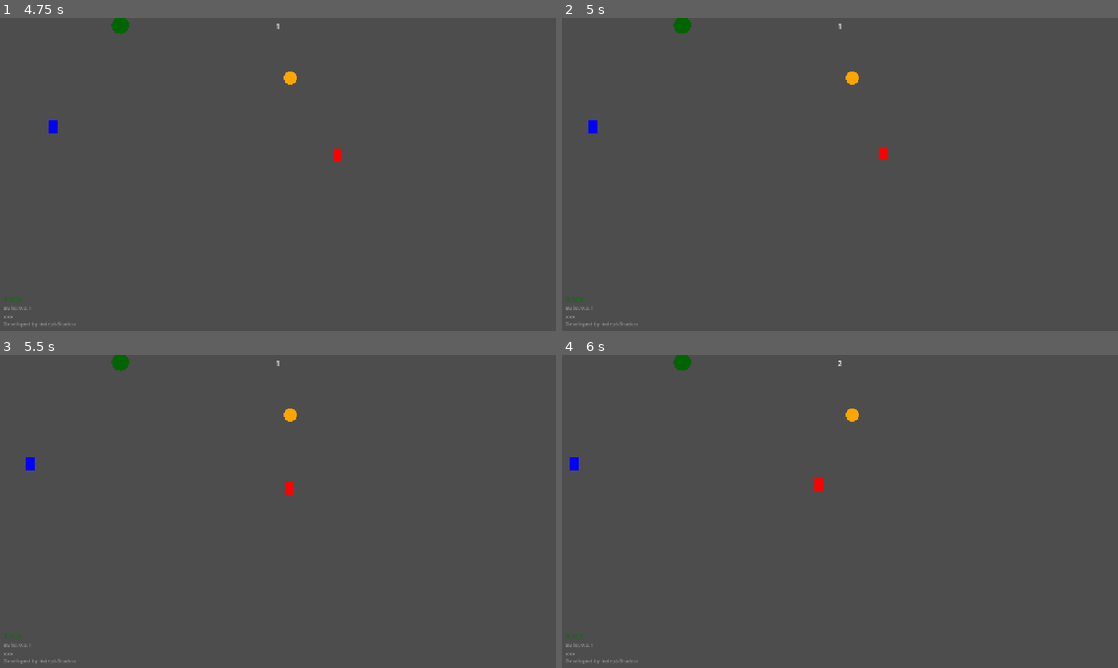
Above: before the commit, frames 1-4 (two rows, left to right).
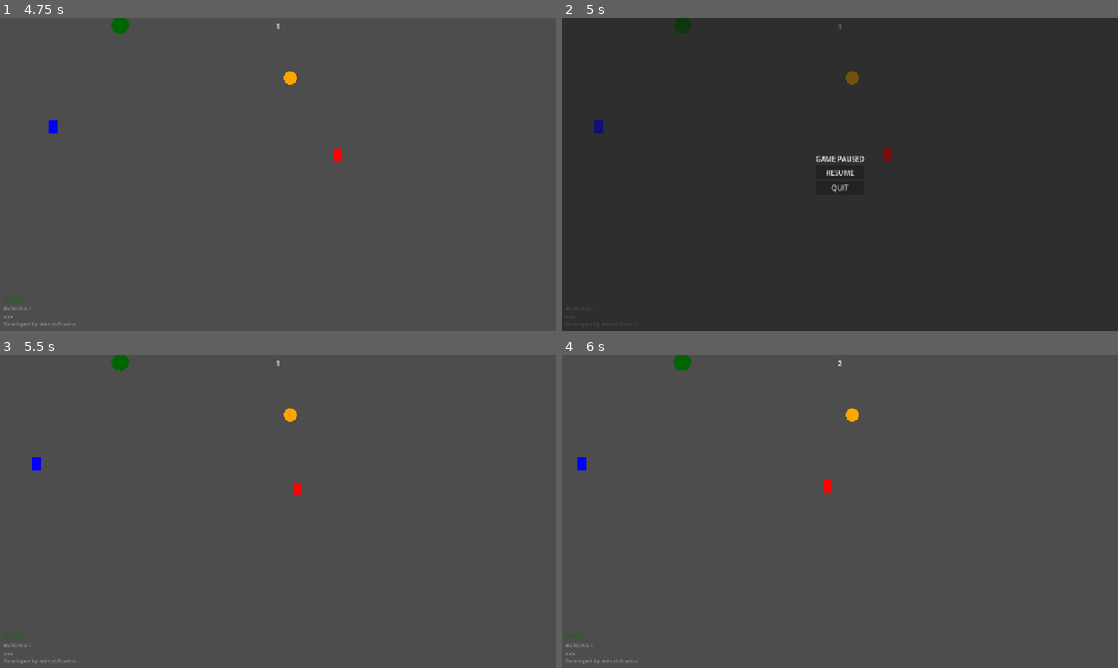
Above: after the commit, the same moments.

Repository: Indept-Studios/ard_jam
Game: Godot game, scene res://scenes/game.tscn
The game is run twice, just before and just after one commit, with the same random seed, the same clock (stepped at 60 frames per second) and the same inputs.
Inputs (mouse positions are in pixels of both pictures, inside the frame that each line leads up to):
- Up to frame 1 (4.75 s): hold D (right) 0.53-1.28 s; hold S (down) 1.28-2.03 s; hold D (right) 2.03-2.78 s; hold W (up) 2.78-3.5 s; click "RESTART" at 3.5 s; hold A (left) from 4.28 s (still down)
- Up to frame 2 (5 s): keep holding A (left); tap Escape (pause, bound only after the commit) at 4.9 s
- Up to frame 3 (5.5 s): release A (left) at 5 s; click (278, 508) at 5 s, where only the run after the commit has a clickable "RESUME"
- Up to frame 4 (6 s): hold A (left) from 5.78 s (still down)

Frame 1 is identical in both runs. In frame 2, 100% of the frame differs, in the area x 0-100%, y 0-100%; in frame 3, 0.2%; in frame 4, 0.2%.

Commit message:
feat: pauseable

Diff:
--- a/project.godot
+++ b/project.godot
@@ -58,6 +58,11 @@
 , Object(InputEventKey,"resource_local_to_scene":false,"resource_name":"","device":-1,"window_id":0,"alt_pressed":false …(186 unchanged characters)…
 ]
 }
+pause={
+"deadzone": 0.2,
+"events": [Object(InputEventKey,"resource_local_to_scene":false,"resource_name":"","device":-1,"window_id":0,"alt_pressed":false,"shift_pressed":false,"ctrl_pressed":false,"meta_pressed":false,"pressed":false,"keycode":0,"physical_keycode":4194305,"key_label":0,"unicode":0,"location":0,"echo":false,"script":null)
+]
+}
 
 [layer_names]
 
--- a/scenes/game.tscn
+++ b/scenes/game.tscn
@@ -167,13 +167,41 @@
 layer = 20
 
 [node name="PauseRoot" type="Control" parent="PauseLayer" unique_id=995868402]
-layout_mode = 3
-anchors_preset = 15
-anchor_right = 1.0
-anchor_bottom = 1.0
-grow_horizontal = 2
-grow_vertical = 2
-mouse_filter = 2
+unique_name_in_owner = true
+visible = false
+layout_mode = 3
+anchors_preset = 15
+anchor_right = 1.0
+anchor_bottom = 1.0
+grow_horizontal = 2
+grow_vertical = 2
+mouse_filter = 2
+
+[node name="PanelContainer" type="PanelContainer" parent="PauseLayer/PauseRoot" unique_id=1890110494]
+layout_mode = 1
+anchors_preset = 15
+anchor_right = 1.0
+anchor_bottom = 1.0
+grow_horizontal = 2
+grow_vertical = 2
+
+[node name="CenterContainer" type="CenterContainer" parent="PauseLayer/PauseRoot/PanelContainer" unique_id=1420596257]
+layout_mode = 2
+
+[node name="VBoxContainer" type="VBoxContainer" parent="PauseLayer/PauseRoot/PanelContainer/CenterContainer" unique_id=100219202]
+layout_mode = 2
+
+[node name="Label" type="Label" parent="PauseLayer/PauseRoot/PanelContainer/CenterContainer/VBoxContainer" unique_id=886885197]
+layout_mode = 2
+text = "GAME PAUSED"
+
+[node name="ResumeButton" type="Button" parent="PauseLayer/PauseRoot/PanelContainer/CenterContainer/VBoxContainer" unique_id=1415039207]
+layout_mode = 2
+text = "RESUME"
+
+[node name="QuitButton" type="Button" parent="PauseLayer/PauseRoot/PanelContainer/CenterContainer/VBoxContainer" unique_id=1777067397]
+layout_mode = 2
+text = "QUIT"
 
 [node name="GameOverLayer" type="CanvasLayer" parent="." unique_id=1983829279]
 process_mode = 3
@@ -255,4 +283,6 @@
 [connection signal="game_over" from="World/EntityRoot/Enemy" to="Systems/GameManager" method="_on_enemy_game_over"]
 [connection signal="body_entered" from="World/EntityRoot/Collectable" to="World/EntityRoot/Collectable" method="_on_body_entered"]
 [connection signal="collected" from="World/EntityRoot/Collectable" to="World/EntityRoot/Player" method="_on_collectable_collected"]
+[connection signal="pressed" from="PauseLayer/PauseRoot/PanelContainer/CenterContainer/VBoxContainer/ResumeButton" to="Systems/GameManager" method="_on_resume_button_pressed"]
+[connection signal="pressed" from="PauseLayer/PauseRoot/PanelContainer/CenterContainer/VBoxContainer/QuitButton" to="Systems/GameManager" method="_on_quit_button_pressed"]
 [connection signal="pressed" from="GameOverLayer/GameOverRoot/PanelContainer/VBoxContainer/CenterContainer/MarginContainer/RestartButton" to="Systems/GameManager" method="_on_restart_button_pressed"]
--- a/scripts/game_manager.gd
+++ b/scripts/game_manager.gd
@@ -3,6 +3,7 @@
 @onready var timer = $"../Timer"
 @onready var game_over_root = %GameOverRoot
 @onready var highscore_label = %HighscoreLabel
+@onready var pause_root = %PauseRoot
 
 var highscore: int = 0
 var is_paused:bool = false
@@ -10,6 +11,10 @@
 func _ready():
 	timer.start(1)
 	highscore_label.text = str(highscore)
+
+func _process(delta):
+	if Input.is_action_just_pressed("pause"):
+		toggle_pause()
 
 func _on_enemy_game_over():
 	get_tree().paused = true
@@ -25,3 +30,14 @@
 	highscore += 1
 	highscore_label.text = str(highscore)
 	timer.start(1)
+
+func toggle_pause():
+	pause_root.visible = !pause_root.visible
+	get_tree().paused = !get_tree().paused
+	timer.paused = !timer.paused
+
+func _on_resume_button_pressed():
+	toggle_pause()
+
+func _on_quit_button_pressed():
+	get_tree().quit()
